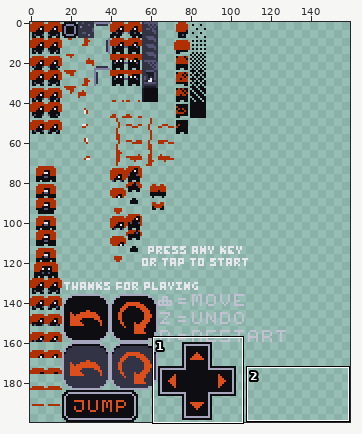
Sprite sheet: dist/spritesheet.png. Above, an overview of the earlier version with the close-up marked.
Close-up. Before:
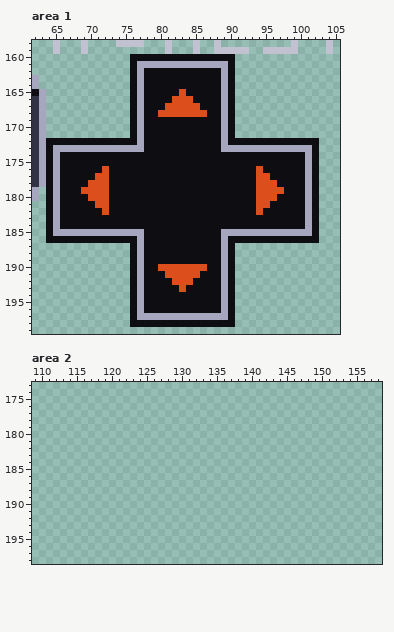
The file is 200x200 pixels. Shown: area 1: x 62..105, y 158..199; area 2: x 109..158, y 173..198. The wide view leaves out empty margins. The commit also changed other parts of the picture, which this record leaves out.
Once edited:
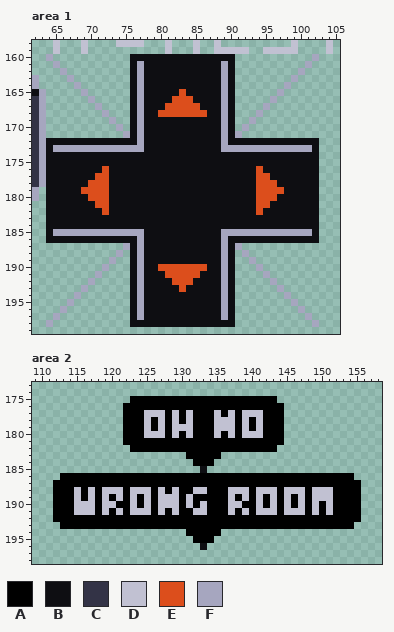
Palette (. is transparent): A #000000  B #0e0e12  C #333346  D #c1c1d2  E #dc4e1c  F #a6a6bf
The edit:
Area 1:
y 160: x 64 . -> F; x 102 . -> F
y 161: x 65 . -> F; x 78..88 FFFFFFFFFFF -> BBBBBBBBBBB; x 101 . -> F
y 162: x 66 . -> F; x 100 . -> F
y 163: x 67 . -> F; x 99 . -> F
y 164: x 68 . -> F; x 98 . -> F
y 165: x 69 . -> F; x 97 . -> F
y 166: x 70 . -> F; x 96 . -> F
y 167: x 71 . -> F; x 95 . -> F
y 168: x 72 . -> F; x 94 . -> F
y 169: x 73 . -> F; x 93 . -> F
y 170: x 74 . -> F; x 92 . -> F
y 171: x 75 . -> F; x 91 . -> F
y 174..184: x 65 F -> B; x 101 F -> B
y 187: x 75 . -> F; x 91 . -> F
y 188: x 74 . -> F; x 92 . -> F
y 189: x 73 . -> F; x 93 . -> F
y 190: x 72 . -> F; x 94 . -> F
y 191: x 71 . -> F; x 95 . -> F
y 192: x 70 . -> F; x 96 . -> F
y 193: x 69 . -> F; x 97 . -> F
y 194: x 68 . -> F; x 98 . -> F
y 195: x 67 . -> F; x 99 . -> F
y 196: x 66 . -> F; x 100 . -> F
y 197: x 65 . -> F; x 78..88 FFFFFFFFFFF -> BBBBBBBBBBB; x 101 . -> F
y 198: x 64 . -> F; x 102 . -> F
Area 2:
y 175: x 123..143 ..................... -> AAAAAAAAAAAAAAAAAAAAA
y 176: x 122..144 ....................... -> AAAAAAAAAAAAAAAAAAAAAAA
y 177: x 122..144 ....................... -> AAADDDADADAAADADADDDAAA
y 178: x 122..144 ....................... -> AAADADADADAAADDDADADAAA
y 179: x 122..144 ....................... -> AAADADADDDAAADDDADADAAA
y 180: x 122..144 ....................... -> AAADDDADADAAADADADDDAAA
y 181: x 122..144 ....................... -> AAAAAAAAAAAAAAAAAAAAAAA
y 182: x 123..143 ..................... -> AAAAAAAAAAAAAAAAAAAAA
y 183: x 131..135 ..... -> AAAAA
y 184: x 132..134 ... -> AAA
y 185: x 133 . -> B
y 186: x 113..154 .......................................... -> AAAAAAAAAAAAAAAAAAAAAAAAAAAAAAAAAAAAAAAAAA
y 187: x 112..155 ............................................ -> AAAAAAAAAAAAAAAAAAAAAAAAAAAAAAAAAAAAAAAAAAAA
y 188: x 112..155 ............................................ -> AAADADADDDADDDADADAADDAAADDDADDDADDDADDDAAAA
y 189: x 112..155 ............................................ -> AAADADADADADADADDDADAAAAADADADADADADADDDAAAA
y 190: x 112..155 ............................................ -> AAADDDADDAADADADDDADADAAADDAADADADADADADAAAA
y 191: x 112..155 ............................................ -> AAADDDADADADDDADADAADDAAADADADDDADDDADADAAAA
y 192: x 112..155 ............................................ -> AAAAAAAAAAAAAAAAAAAAAAAAAAAAAAAAAAAAAAAAAAAA
y 193: x 113..154 .......................................... -> AAAAAAAAAAAAAAAAAAAAAAAAAAAAAAAAAAAAAAAAAA
y 194: x 131..135 ..... -> AAAAA
y 195: x 132..134 ... -> AAA
y 196: x 133 . -> B
